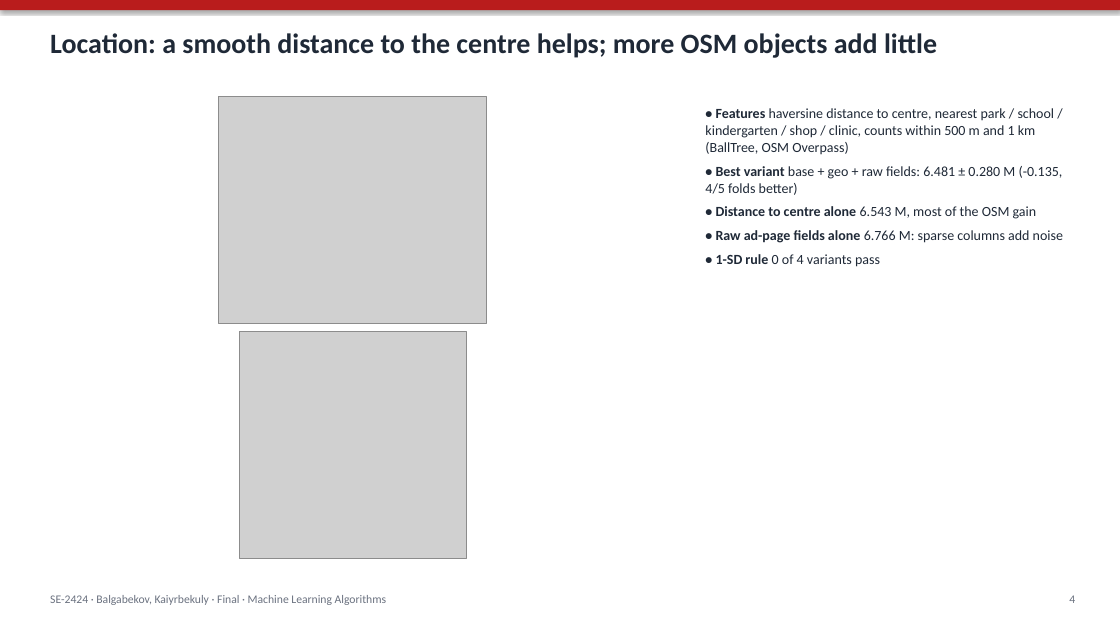
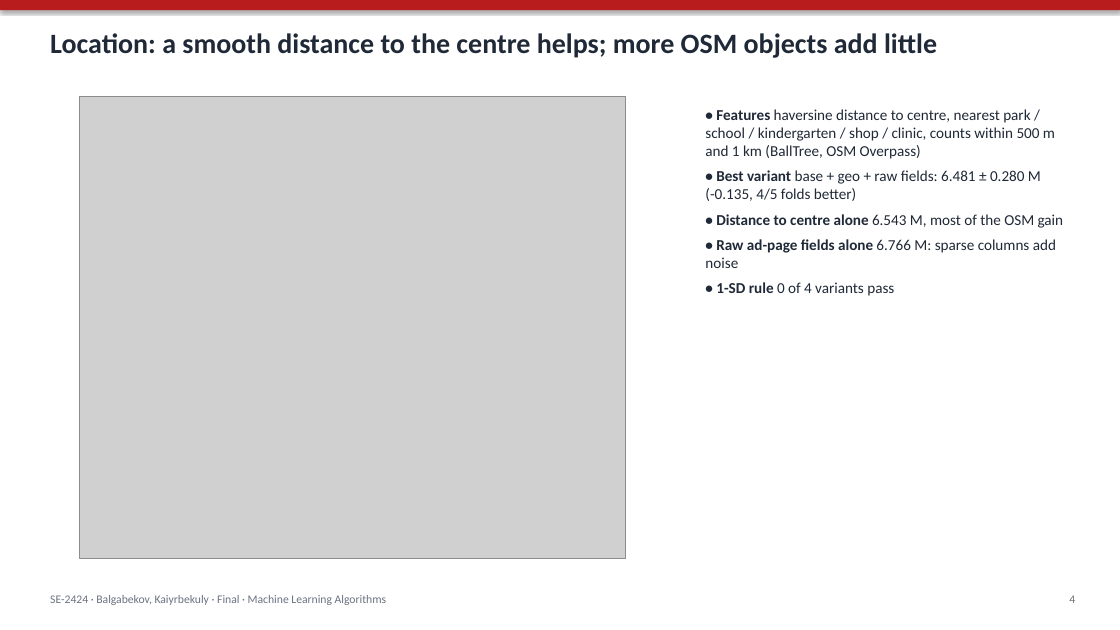
Before and after one commit to Newterios/mla_midtem, a slide deck: slide 4 of slides/Final_SE-2424_slides.pptx. Drawn at 1120x630 pixels with LibreOffice and Linux fonts; fonts in the diff are those of the drawing; grey boxes stand for pictures. Boxes give left, top, right and bottom in pixels: in the first picture for what was removed or moved away, otherwise in the second. Text is boxed around its words. In the diff, an @@ line names an element or a change of style, - is before the commit and + after.

Commit message:
Slides: one readable figure per slide, fusion table and figure split, test table with plain column names, real app screenshot; app: empty optional number boxes arrive as 0 and now mean 'not given', SHAP title kept inside the figure

```diff
--- a/slides/Final_SE-2424_slides.pptx
+++ b/slides/Final_SE-2424_slides.pptx
@@ picture resized from (x1=218, y1=97, x2=486, y2=323) to (x1=80, y1=97, x2=626, y2=559) @@
@@ text "• Features haversine distance to ..." at (x1=705, y1=109, x2=1064, y2=296): size 12 to 13 pt @@
@@ picture removed at (x1=239, y1=332, x2=466, y2=559) @@
```
Also in this commit, not shown: 13 other slides changed, 3 slides added, 6 other files.
